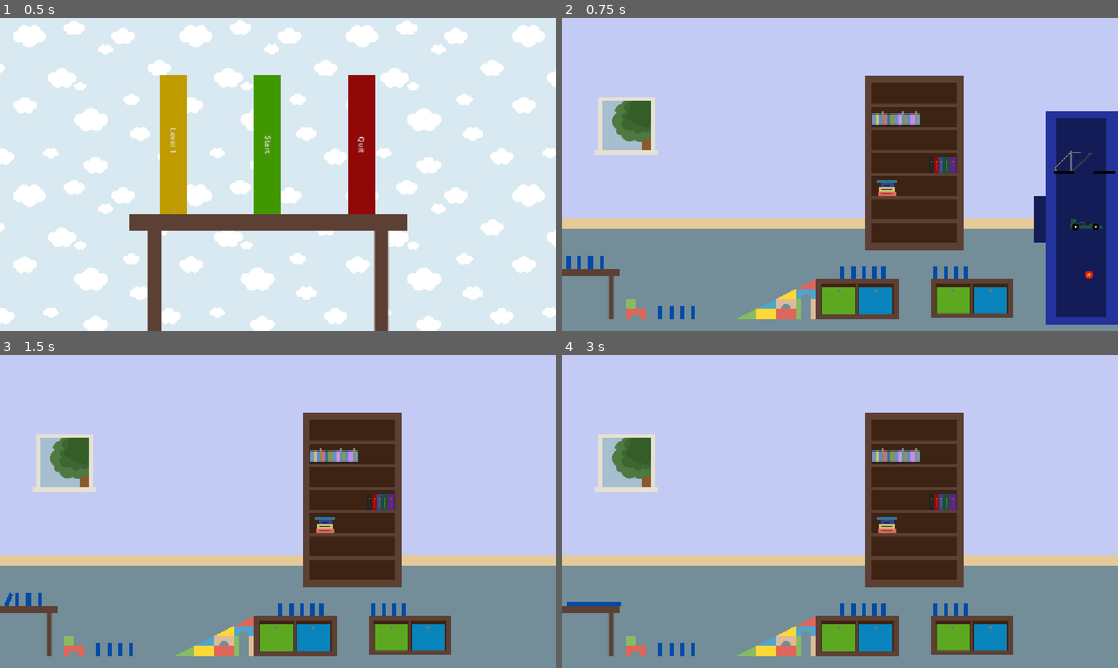
Above: before the commit, frames 1-4 (two rows, left to right).
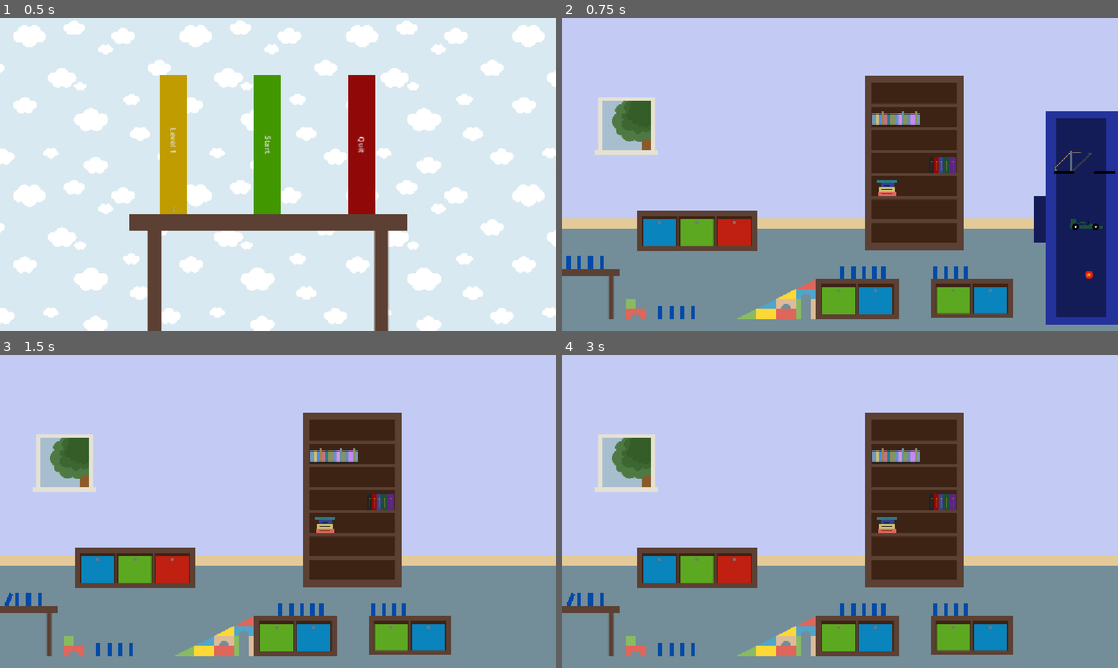
Above: after the commit, the same moments.

Repository: TimTich/toymino
Game: Godot game, scene res://Scripts/title_screen.tscn
The game is run twice, just before and just after one commit, with the same random seed, the same clock (stepped at 60 frames per second) and the same inputs. The engine's default icon, where the game draws it, is replaced by a stand-in: a white triangle on a blue panel in a dark square.
Inputs (mouse positions are in pixels of both pictures, inside the frame that each line leads up to):
- Up to frame 1 (0.5 s): no input
- Up to frame 2 (0.75 s): click "Start" at 0.5 s
- Up to frame 3 (1.5 s): tap Enter at 1.25 s; move the mouse to (528, 611) at 1.27 s; tap Space (start) at 1.35 s; click (528, 611) at 1.42 s
- Up to frame 4 (3 s): move the mouse to (728, 527) at 2.02 s; click (728, 527) at 2.1 s; tap Space (start) at 2.3, 2.85 s; tap R (reset, bound only after the commit) at 2.75 s; move the mouse to (895, 442) at 2.77 s; click (895, 442) at 2.92 s

Frame 1 is identical in both runs. In frame 2, 2.8% of the frame differs, in the area x 13-36%, y 61-75%; in frame 3, 2.8%; in frame 4, 3.0%, in the area x 1-36%, y 61-81%.

Commit message:
created level0

Diff:
--- a/Levels/level.gd
+++ b/Levels/level.gd
@@ -15,6 +15,10 @@
 			dominos.append(child)
 			child.has_fallen.connect(handle_fallen_domino)
 
+func _input(event: InputEvent) -> void:
+	if event.is_action("reset"):
+		get_tree().reload_current_scene()
+
 func handle_fallen_domino(domino: Domino) -> void:
 	var index = dominos.find(domino)
 	if index >= 0:
--- /dev/null
+++ b/Levels/level0.tscn
@@ -0,0 +1,231 @@
+[gd_scene format=3 uid="uid://ctut6dg72abxa"]
+
+[ext_resource type="Texture2D" uid="uid://buxy5mw78e7n" path="res://Assets/Boekenkast.png" id="1_codpj"]
+[ext_resource type="Script" uid="uid://dpq5kvvjbhckk" path="res://Levels/level.gd" id="1_wkmw0"]
+[ext_resource type="Texture2D" uid="uid://dpkrj8l6jev12" path="res://Assets/Raam.png" id="2_t7ca5"]
+[ext_resource type="Texture2D" uid="uid://2jqiyys2mlaf" path="res://Assets/Book serie groot.png" id="3_4gjkj"]
+[ext_resource type="Texture2D" uid="uid://c75x2p23g4piy" path="res://Assets/Book serie klein.png" id="4_wkmw0"]
+[ext_resource type="Texture2D" uid="uid://65m2fvponf5p" path="res://Assets/Boek stapel 2.png" id="5_sager"]
+[ext_resource type="PackedScene" uid="uid://bnm3x0v6l3csc" path="res://Levels/celebrations.tscn" id="6_4gjkj"]
+[ext_resource type="Texture2D" uid="uid://bkff6inhd8ufv" path="res://Assets/Opberg dozen 2.png" id="7_sager"]
+[ext_resource type="AudioStream" uid="uid://ca2bs4gk5tshm" path="res://Assets/juichen.mp3" id="7_wkmw0"]
+[ext_resource type="PackedScene" uid="uid://ctkg5mnpx1f1f" path="res://scenes/environment/tafel/tafel.tscn" id="8_hk1eh"]
+[ext_resource type="PackedScene" uid="uid://c66svb00pd7n5" path="res://scenes/toys/domino/domino.tscn" id="9_4682l"]
+[ext_resource type="PackedScene" uid="uid://cxwi3y1ed04ae" path="res://scenes/toolbox.tscn" id="10_vdwvg"]
+[ext_resource type="PackedScene" uid="uid://bd72ravr51va2" path="res://scenes/toys/car/car.tscn" id="11_ki645"]
+[ext_resource type="Texture2D" uid="uid://chsuvq0ajaae3" path="res://icon.svg" id="12_ki645"]
+
+[sub_resource type="Gradient" id="Gradient_20gr8"]
+interpolation_mode = 1
+offsets = PackedFloat32Array(0.98312235, 0.9915612, 1)
+colors = PackedColorArray(0.89254254, 0.79288685, 0.59733456, 1, 0.76433975, 0.7944393, 0.961876, 1, 0.99543315, 0.9608939, 0.9495655, 1)
+
+[sub_resource type="GradientTexture2D" id="GradientTexture2D_kj5uc"]
+gradient = SubResource("Gradient_20gr8")
+width = 2000
+height = 1000
+fill_from = Vector2(1, 0)
+
+[sub_resource type="Gradient" id="Gradient_u2cfn"]
+offsets = PackedFloat32Array(0.9915612, 1)
+colors = PackedColorArray(0.76433975, 0.7944393, 0.961876, 1, 1, 1, 1, 1)
+
+[sub_resource type="GradientTexture2D" id="GradientTexture2D_hk1eh"]
+gradient = SubResource("Gradient_u2cfn")
+width = 2000
+height = 1000
+fill_from = Vector2(1, 0)
+
+[sub_resource type="Gradient" id="Gradient_lr1ra"]
+offsets = PackedFloat32Array(0.9915612, 1)
+colors = PackedColorArray(0.45000002, 0.5525, 0.6, 1, 1, 1, 1, 1)
+
+[sub_resource type="GradientTexture2D" id="GradientTexture2D_4682l"]
+gradient = SubResource("Gradient_lr1ra")
+width = 2000
+height = 1000
+fill_from = Vector2(1, 0)
+
+[sub_resource type="RectangleShape2D" id="RectangleShape2D_oqjyl"]
+size = Vector2(800, 75)
+
+[node name="level0" type="Node" unique_id=5877838 node_paths=PackedStringArray("objectsNode", "celebrations")]
+script = ExtResource("1_wkmw0")
+objectsNode = NodePath("Objects")
+celebrations = [NodePath("Celebrations"), NodePath("Celebrations2"), NodePath("Celebrations3"), NodePath("Celebrations4"), NodePath("Celebrations5")]
+
+[node name="Background" type="Node" parent="." unique_id=450936633]
+
+[node name="Plint" type="Sprite2D" parent="Background" unique_id=134947403]
+position = Vector2(810, -126)
+texture = SubResource("GradientTexture2D_kj5uc")
+
+[node name="Wall" type="Sprite2D" parent="Background" unique_id=710451214]
+position = Vector2(810, -159)
+texture = SubResource("GradientTexture2D_hk1eh")
+
+[node name="Floor" type="Sprite2D" parent="Background" unique_id=1296247727]
+position = Vector2(810, 874)
+texture = SubResource("GradientTexture2D_4682l")
+
+[node name="Boekenkast" type="Sprite2D" parent="Background" unique_id=970063662]
+position = Vector2(1066, 175)
+texture = ExtResource("1_codpj")
+
+[node name="Raam" type="Sprite2D" parent="Background" unique_id=672108324]
+position = Vector2(195, 64)
+scale = Vector2(0.59, 0.59)
+texture = ExtResource("2_t7ca5")
+
+[node name="BookSerieGroot" type="Sprite2D" parent="Background" unique_id=1588248139]
+position = Vector2(1010, 42)
+texture = ExtResource("3_4gjkj")
+
+[node name="BookSerieKlein" type="Sprite2D" parent="Background" unique_id=1045443798]
+position = Vector2(1152, 181)
+texture = ExtResource("4_wkmw0")
+
+[node name="BoekStapel2" type="Sprite2D" parent="Background" unique_id=486122390]
+position = Vector2(983.00006, 250.99998)
+scale = Vector2(0.78, 0.78)
+texture = ExtResource("5_sager")
+
+[node name="OpbergDozen2" type="Sprite2D" parent="Background" unique_id=1279125597]
+position = Vector2(409, 380)
+texture = ExtResource("7_sager")
+
+[node name="Objects" type="Node" parent="." unique_id=72206814]
+
+[node name="Tafel" parent="Objects" unique_id=833002844 instance=ExtResource("8_hk1eh")]
+position = Vector2(723, 572)
+
+[node name="Domino" parent="Objects" unique_id=1991590098 instance=ExtResource("9_4682l")]
+position = Vector2(593, 477)
+isFirst = true
+
+[node name="Domino2" parent="Objects" unique_id=730335769 instance=ExtResource("9_4682l")]
+position = Vector2(625, 477)
+
+[node name="Domino3" parent="Objects" unique_id=44196752 instance=ExtResource("9_4682l")]
+position = Vector2(657, 477)
+
+[node name="Domino4" parent="Objects" unique_id=552070386 instance=ExtResource("9_4682l")]
+position = Vector2(689, 477)
+
+[node name="Domino6" parent="Objects" unique_id=304302912 instance=ExtResource("9_4682l")]
+position = Vector2(865, 477)
+
+[node name="Toolbox" parent="Objects" unique_id=937079641 instance=ExtResource("10_vdwvg")]
+position = Vector2(1007.9999, 458)
+scale = Vector2(0.425, 0.425)
+
+[node name="Car" parent="Objects" unique_id=1546457409 instance=ExtResource("11_ki645")]
+position = Vector2(1027, 429)
+
+[node name="StaticBody2D" type="StaticBody2D" parent="Objects" unique_id=1701956531]
+position = Vector2(-437, 661)
+scale = Vector2(4.88, 1)
+collision_layer = 5
+
+[node name="Sprite2D" type="Sprite2D" parent="Objects/StaticBody2D" unique_id=1157040419]
+visible = false
+position = Vector2(393.99997, 26.499996)
+scale = Vector2(6.2499995, 0.5859375)
+texture = ExtResource("12_ki645")
+
+[node name="CollisionShape2D" type="CollisionShape2D" parent="Objects/StaticBody2D" unique_id=126100158]
+position = Vector2(394, 26.5)
+shape = SubResource("RectangleShape2D_oqjyl")
+
+[node name="Camera2D" type="Camera2D" parent="." unique_id=1777129291]
+position = Vector2(740, 432)
+zoom = Vector2(1.68, 1.68)
+
+[node name="Tutorial" type="CanvasLayer" parent="Camera2D" unique_id=1591572657]
+
+[node name="Label" type="Label" parent="Camera2D/Tutorial" unique_id=1808844352]
+custom_maximum_size = Vector2(200, -1)
+offset_left = 74.0
+offset_top = 407.0
+offset_right = 274.0
+offset_bottom = 456.0
+theme_override_colors/font_color = Color(1, 1, 1, 1)
+theme_override_colors/font_outline_color = Color(0, 0, 0, 1)
+theme_override_constants/outline_size = 5
+text = "The leftmost will always fall first."
+autowrap_mode = 2
+
+[node name="Label2" type="Label" parent="Camera2D/Tutorial" unique_id=106437897]
+custom_maximum_size = Vector2(200, -1)
+offset_left = 948.0
+offset_top = 6.0
+offset_right = 1148.0
+offset_bottom = 81.0
+theme_override_colors/font_color = Color(1, 1, 1, 1)
+theme_override_colors/font_outline_color = Color(0, 0, 0, 1)
+theme_override_constants/outline_size = 5
+text = "Try to use the toys in your toolbox!
+(Click and drag to move)"
+autowrap_mode = 2
+
+[node name="Label3" type="Label" parent="Camera2D/Tutorial" unique_id=70959417]
+custom_maximum_size = Vector2(200, -1)
+offset_left = 948.0
+offset_top = 87.0
+offset_right = 1148.0
+offset_bottom = 188.0
+theme_override_colors/font_color = Color(1, 1, 1, 1)
+theme_override_colors/font_outline_color = Color(0, 0, 0, 1)
+theme_override_constants/outline_size = 5
+text = "If they're fully coloured, you can place them!
+(Let go of the mouse button)"
+autowrap_mode = 2
+
+[node name="Label4" type="Label" parent="Camera2D/Tutorial" unique_id=1410703708]
+custom_maximum_size = Vector2(300, -1)
+offset_left = 377.0
+offset_top = 69.0
+offset_right = 673.0
+offset_bottom = 118.0
+theme_override_colors/font_color = Color(1, 1, 1, 1)
+theme_override_colors/font_outline_color = Color(0, 0, 0, 1)
+theme_override_constants/outline_size = 5
+text = "Press SPACEBAR to start the domino's!
+Make sure they all fall."
+autowrap_mode = 2
+
+[node name="Label5" type="Label" parent="Camera2D/Tutorial" unique_id=1365780230]
+custom_maximum_size = Vector2(300, -1)
+offset_left = 376.0
+offset_top = 121.0
+offset_right = 672.0
+offset_bottom = 170.0
+theme_override_colors/font_color = Color(1, 1, 1, 1)
+theme_override_colors/font_outline_color = Color(0, 0, 0, 1)
+theme_override_constants/outline_size = 5
+text = "Press R to reset the level."
+autowrap_mode = 2
+
+[node name="Celebrations" parent="." unique_id=1814329911 instance=ExtResource("6_4gjkj")]
+position = Vector2(474, 303)
+random_time = 0.4
+
+[node name="Celebrations2" parent="." unique_id=1606139897 instance=ExtResource("6_4gjkj")]
+position = Vector2(660, 212)
+random_time = 0.2
+
+[node name="Celebrations3" parent="." unique_id=454334471 instance=ExtResource("6_4gjkj")]
+position = Vector2(549, 588)
+random_time = 0.15
+
+[node name="Celebrations4" parent="." unique_id=607776108 instance=ExtResource("6_4gjkj")]
+position = Vector2(1048, 304)
+random_time = 0.05
+
+[node name="Celebrations5" parent="." unique_id=1382379476 instance=ExtResource("6_4gjkj")]
+position = Vector2(1066, 549)
+random_time = 0.25
+
+[node name="Juichen" type="AudioStreamPlayer2D" parent="." unique_id=697011870]
+stream = ExtResource("7_wkmw0")
+volume_db = 10.0
--- a/Levels/level1.tscn
+++ b/Levels/level1.tscn
@@ -13,39 +13,40 @@
 [ext_resource type="Texture2D" uid="uid://65m2fvponf5p" path="res://Assets/Boek stapel 2.png" id="5_u2cfn"]
 [ext_resource type="PackedScene" uid="uid://bd72ravr51va2" path="res://scenes/toys/car/car.tscn" id="6_1jijn"]
 [ext_resource type="PackedScene" uid="uid://cxwi3y1ed04ae" path="res://scenes/toolbox.tscn" id="7_lr1ra"]
+[ext_resource type="Texture2D" uid="uid://bkff6inhd8ufv" path="res://Assets/Opberg dozen 2.png" id="7_sqs0x"]
 [ext_resource type="PackedScene" uid="uid://dnra01utspb" path="res://scenes/environment/helling_middel/helling_middel.tscn" id="8_nq5j5"]
 [ext_resource type="PackedScene" uid="uid://ct7rn8x3oy06s" path="res://scenes/toys/hefbrug/hefbrug.tscn" id="8_ts5l0"]
 [ext_resource type="PackedScene" uid="uid://2trykf1six1w" path="res://scenes/environment/dozen/kort/opbergdozen_kort.tscn" id="9_nq5j5"]
 [ext_resource type="PackedScene" uid="uid://bnm3x0v6l3csc" path="res://Levels/celebrations.tscn" id="16_u2cfn"]
 [ext_resource type="AudioStream" uid="uid://ca2bs4gk5tshm" path="res://Assets/juichen.mp3" id="18_r7a1c"]
 
-[sub_resource type="Gradient" id="Gradient_20gr8"]
+[sub_resource type="Gradient" id="Gradient_r7a1c"]
 interpolation_mode = 1
 offsets = PackedFloat32Array(0.98312235, 0.9915612, 1)
 colors = PackedColorArray(0.89254254, 0.79288685, 0.59733456, 1, 0.76433975, 0.7944393, 0.961876, 1, 0.99543315, 0.9608939, 0.9495655, 1)
 
 [sub_resource type="GradientTexture2D" id="GradientTexture2D_ts5l0"]
-gradient = SubResource("Gradient_20gr8")
+gradient = SubResource("Gradient_r7a1c")
 width = 2000
 height = 1000
 fill_from = Vector2(1, 0)
 
-[sub_resource type="Gradient" id="Gradient_u2cfn"]
+[sub_resource type="Gradient" id="Gradient_sqs0x"]
 offsets = PackedFloat32Array(0.9915612, 1)
 colors = PackedColorArray(0.76433975, 0.7944393, 0.961876, 1, 1, 1, 1, 1)
 
 [sub_resource type="GradientTexture2D" id="GradientTexture2D_1os0n"]
-gradient = SubResource("Gradient_u2cfn")
+gradient = SubResource("Gradient_sqs0x")
 width = 2000
 height = 1000
 fill_from = Vector2(1, 0)
 
-[sub_resource type="Gradient" id="Gradient_lr1ra"]
+[sub_resource type="Gradient" id="Gradient_vy400"]
 offsets = PackedFloat32Array(0.9915612, 1)
 colors = PackedColorArray(0.45000002, 0.5525, 0.6, 1, 1, 1, 1, 1)
 
 [sub_resource type="GradientTexture2D" id="GradientTexture2D_r7a1c"]
-gradient = SubResource("Gradient_lr1ra")
+gradient = SubResource("Gradient_vy400")
 width = 2000
 height = 1000
 fill_from = Vector2(1, 0)
@@ -56,7 +57,7 @@
 [node name="Level1" type="Node" unique_id=1563003557 node_paths=PackedStringArray("objectsNode", "celebrations")]
 script = ExtResource("1_ts5l0")
 objectsNode = NodePath("Objects")
-celebrations = [NodePath("Celebrations"), NodePath("Celebrations2"), NodePath("Celebrations3"), NodePath("Celebrations4")]
+celebrations = [NodePath("Celebrations"), NodePath("Celebrations2"), NodePath("Celebrations3"), NodePath("Celebrations4"), NodePath("Celebrations5")]
 
 [node name="Background" type="Node" parent="." unique_id=1977343865]
 
@@ -93,6 +94,10 @@
 position = Vector2(983.00006, 250.99998)
 scale = Vector2(0.78, 0.78)
 texture = ExtResource("5_u2cfn")
+
+[node name="OpbergDozen2" type="Sprite2D" parent="Background" unique_id=1987208945]
+position = Vector2(409, 380)
+texture = ExtResource("7_sqs0x")
 
 [node name="Objects" type="Node" parent="." unique_id=231676169]
 
--- a/project.godot
+++ b/project.godot
@@ -32,6 +32,11 @@
 "events": [Object(InputEventMouseButton,"resource_local_to_scene":false,"resource_name":"","device":-1,"window_id":0,"a …(258 unchanged characters)…
 ]
 }
+reset={
+"deadzone": 0.2,
+"events": [Object(InputEventKey,"resource_local_to_scene":false,"resource_name":"","device":-1,"window_id":0,"alt_pressed":false,"shift_pressed":false,"ctrl_pressed":false,"meta_pressed":false,"pressed":false,"keycode":0,"physical_keycode":82,"key_label":0,"unicode":114,"location":0,"echo":false,"script":null)
+]
+}
 
 [layer_names]
 
